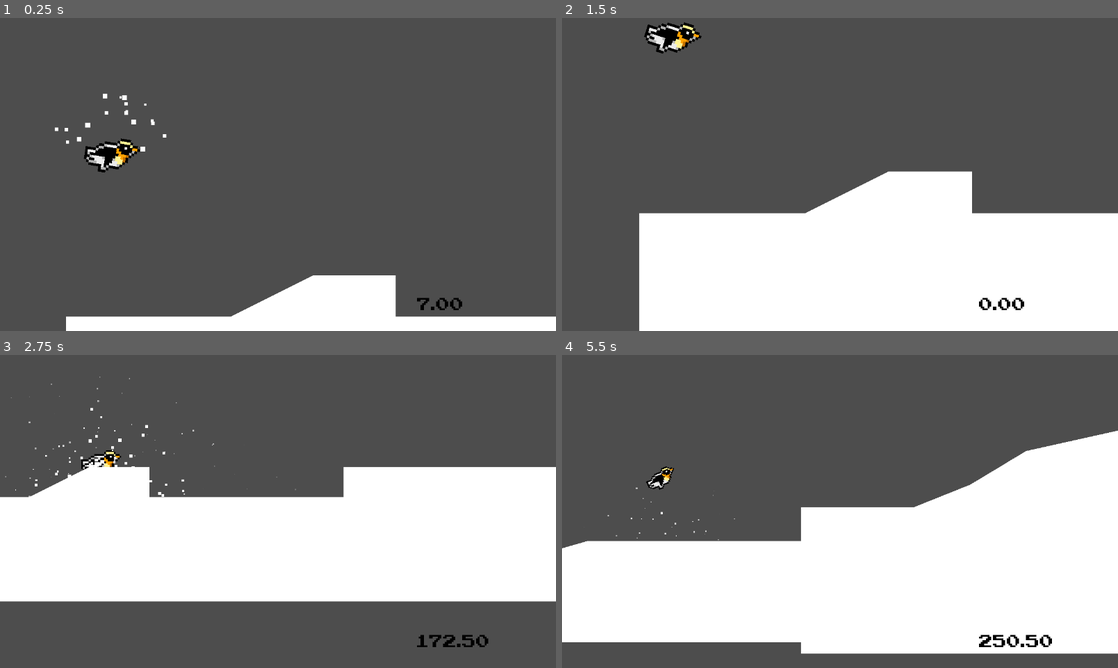
Above: before the commit, frames 1-4 (two rows, left to right).
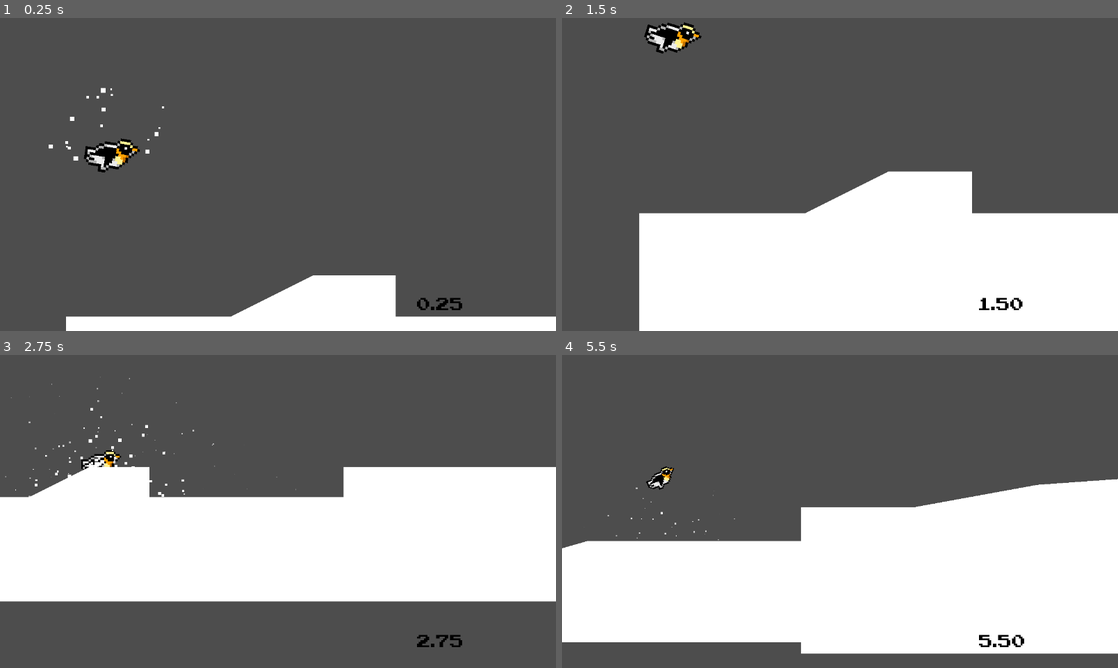
Above: after the commit, the same moments.

Repository: Izekeal/endless-runner-attempt
Game: Godot game, scene res://level.tscn
The game is run twice, just before and just after one commit, with the same random seed, the same clock (stepped at 60 frames per second) and the same inputs.
Inputs:
- Up to frame 1 (0.25 s): no input
- Up to frame 2 (1.5 s): hold Up (ui_up) from 0.53 s (still down)
- Up to frame 3 (2.75 s): release Up (ui_up) at 2.03 s
- Up to frame 4 (5.5 s): hold Up (ui_up) 2.78-4.28 s; tap Up (ui_up) at 4.52 s; hold Up (ui_up) from 5.03 s (still down)

The runs differ from the first frame. In frame 1, 0.4% of the frame differs, in the area x 8-84%, y 22-94%; in frame 2, 0.2%; in frame 3, 0.3%; in frame 4, 3.5%, in the area x 63-100%, y 24-94%.

Commit message:
Cleaning up segments and areas to allow for smoother movement.

Diff:
--- a/penguin-sledding-simulator-tutorial/level.gd
+++ b/penguin-sledding-simulator-tutorial/level.gd
@@ -23,12 +23,15 @@
 
 
 # Called every frame. 'delta' is the elapsed time since the previous frame.
+# Eventually will want to clean these all up into separate function calls
 func _process(delta: float) -> void:
 	if is_timer_running:
 		time += delta
-		timer_label.text = "%.2f" % world_speed
+		timer_label.text = "%.2f" % time
 		for area in $Areas.get_children():
 			area.position.x -= world_speed * delta
+			# could move the snow particles here
+			# player.gpu_particles_2d.x -= world_speed * delta
 			if area.position.x < -1000:
 				spawn_instance(area.position.x+1600,0)
 				area.queue_free()
--- a/penguin-sledding-simulator-tutorial/player.tscn
+++ b/penguin-sledding-simulator-tutorial/player.tscn
@@ -67,6 +67,5 @@
 [node name="GPUParticles2D" type="GPUParticles2D" parent="."]
 process_mode = 3
 position = Vector2(-2, 0)
-emitting = false
 amount = 180
 process_material = SubResource("ParticleProcessMaterial_2hs0m")
--- a/penguin-sledding-simulator-tutorial/segments/B.tscn
+++ b/penguin-sledding-simulator-tutorial/segments/B.tscn
@@ -5,31 +5,21 @@
 [node name="StaticBody2D" type="StaticBody2D"]
 
 [node name="VisibleCollisionPolygon2D" type="CollisionPolygon2D" parent="."]
-position = Vector2(-955.2, 83.2929)
-polygon = PackedVector2Array(1160, 96, 1192, 112, 1376, 112, 1376, 208, 960, 208, 960, 96)
+position = Vector2(-955.2, 46.6613)
+polygon = PackedVector2Array(1160, 96, 1192, 112, 1523.2, 112, 1523.2, 208, 960, 208, 960, 96)
 script = ExtResource("1_o6xjn")
 metadata/_custom_type_script = "uid://fd2vy2y5l41q"
 
 [node name="VisibleCollisionPolygon2D2" type="CollisionPolygon2D" parent="."]
-position = Vector2(-715.2, 75.2929)
+position = Vector2(-715.2, 38.6613)
 scale = Vector2(0.797991, 0.320201)
-polygon = PackedVector2Array(1376, 112, 1376, 208, 1196.64, 208, 1151.71, 184.582, 953.018, 187.345, 953.018, 97.7455)
+polygon = PackedVector2Array(1487.74, 114.638, 1487.74, 214.575, 1196.64, 208, 1151.71, 184.582, 953.018, 187.345, 953.018, 97.7455)
 script = ExtResource("1_o6xjn")
 metadata/_custom_type_script = "uid://fd2vy2y5l41q"
 
 [node name="VisibleCollisionPolygon2D3" type="CollisionPolygon2D" parent="."]
-position = Vector2(-536.639, -12.7071)
+position = Vector2(-536.639, -49.3387)
 scale = Vector2(0.669002, 0.320201)
-polygon = PackedVector2Array(1376, 112, 1376, 208, 1196.64, 208, 1151.71, 184.582, 953.018, 187.345, 953.018, 97.7455)
+polygon = PackedVector2Array(1519.64, 89.6534, 1519.64, 208, 1196.64, 208, 1151.71, 184.582, 953.018, 187.345, 953.018, 97.7455)
 script = ExtResource("1_o6xjn")
 metadata/_custom_type_script = "uid://fd2vy2y5l41q"
-
-[node name="VisibleCollisionPolygon2D4" type="CollisionPolygon2D" parent="."]
-polygon = PackedVector2Array(552, 88, 552, 136, 568, 136, 568, 88)
-script = ExtResource("1_o6xjn")
-metadata/_custom_type_script = "uid://fd2vy2y5l41q"
-
-[node name="VisibleCollisionPolygon2D5" type="CollisionPolygon2D" parent="."]
-polygon = PackedVector2Array(616, 40, 688, 96, 672, 120, 600, 64)
-script = ExtResource("1_o6xjn")
-metadata/_custom_type_script = "uid://fd2vy2y5l41q"
--- a/penguin-sledding-simulator-tutorial/segments/C.tscn
+++ b/penguin-sledding-simulator-tutorial/segments/C.tscn
@@ -6,6 +6,6 @@
 
 [node name="VisibleCollisionPolygon2D2" type="CollisionPolygon2D" parent="."]
 position = Vector2(-960, 0)
-polygon = PackedVector2Array(1080, 160, 1296, 128, 1360, 176, 1696.71, 140.926, 1698.72, 224, 968, 224, 960, 96)
+polygon = PackedVector2Array(1080, 160, 1296, 128, 1360, 176, 1696.71, 140.926, 1698.72, 224, 968, 224, 960, 136)
 script = ExtResource("1_8og22")
 metadata/_custom_type_script = "uid://fd2vy2y5l41q"
--- a/penguin-sledding-simulator-tutorial/segments/D.tscn
+++ b/penguin-sledding-simulator-tutorial/segments/D.tscn
@@ -5,6 +5,6 @@
 [node name="StaticBody2D" type="StaticBody2D"]
 
 [node name="VisibleCollisionPolygon2D" type="CollisionPolygon2D" parent="."]
-polygon = PackedVector2Array(0, 88, 80, 88, 120, 72, 160, 48, 232, 32, 280, 64, 312, 136, 392, 128, 432, 104, 536, 64, 592, 56, 656, 24, 720, 8, 728, 192, 0, 192)
+polygon = PackedVector2Array(0, 88, 80, 88, 168, 72, 280, 64, 312, 136, 392, 128, 592, 56, 720, 24, 728, 192, 0, 192)
 script = ExtResource("1_ccgv5")
 metadata/_custom_type_script = "uid://fd2vy2y5l41q"
